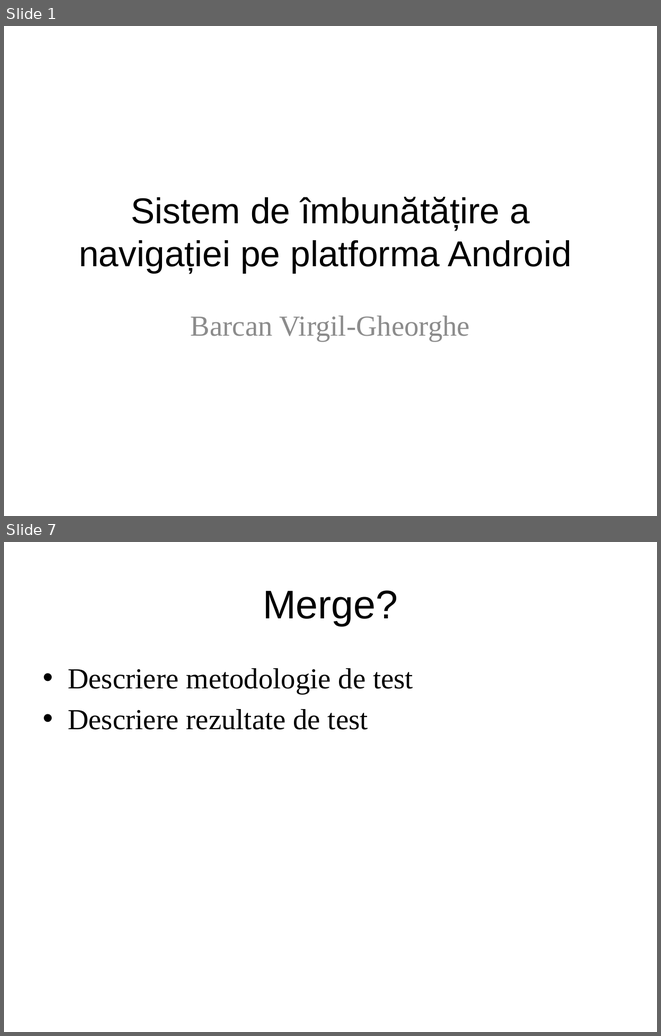
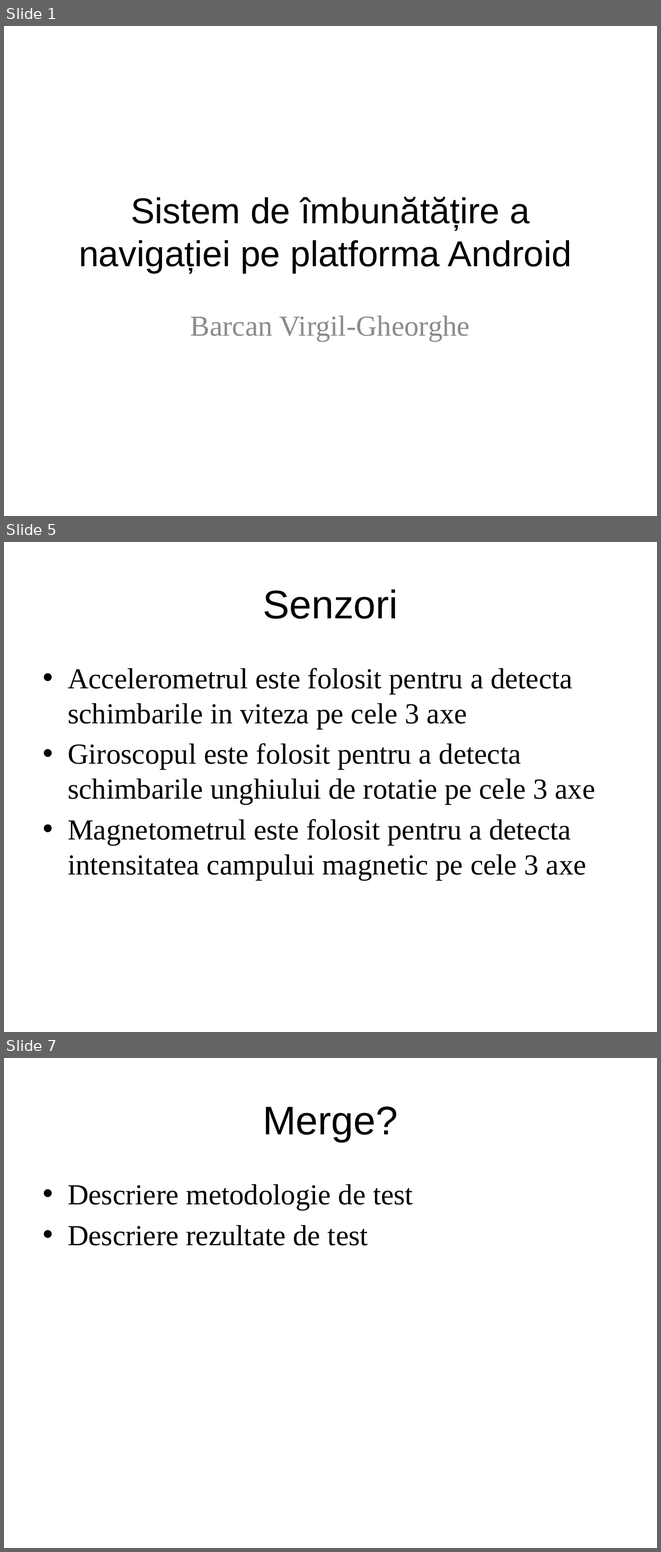
Before and after one commit to VirgilBarcan/InsideNAV, a slide deck: docs/prezentare.pptx. Shown one above the other, each under a label of ours: slides 1 and 7 before the commit, slides 1, 5 and 7 after it; the slides between them are not shown. The pictures are 661x1036 and 661x1552 pixels, drawn with LibreOffice and Linux fonts; fonts in the diff are those of the drawing. Boxes give left, top, right and bottom in pixels: in the first picture for what was removed or moved away, otherwise in the second. Text is boxed around its words. In the diff, an @@ line names an element or a change of style, - is before the commit and + after.

```diff
--- a/docs/prezentare.pptx
+++ b/docs/prezentare.pptx
@@ slide 5 added at bbox=[4, 542, 657, 1032], background #FFFFFF @@
@@ title added at bbox=[263, 589, 398, 619], 44 pt, text #000000 @@
+Senzori
@@ text added at bbox=[68, 668, 595, 880], 32 pt, text #000000 @@
+• Accelerometrul este folosit pentru a detecta schimbarile in viteza pe cele 3 axe
+• Giroscopul este folosit pentru a detecta schimbarile unghiului de rotatie pe cele 3 axe
+• Magnetometrul este folosit pentru a detecta intensitatea campului magnetic pe cele 3 axe
```
Also in this commit, not shown: 3 slides changed, 1 other slide added, 2 slides removed.
